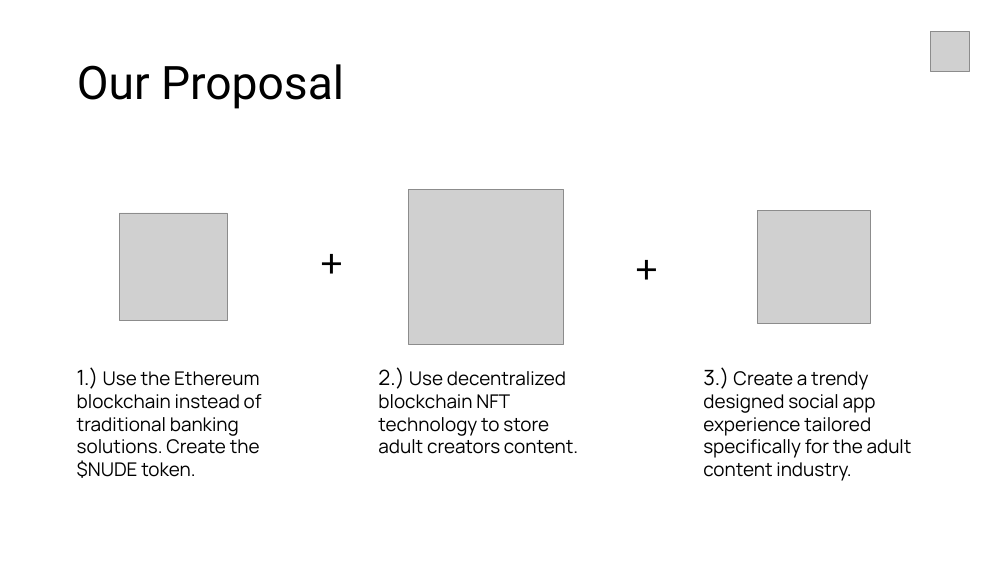
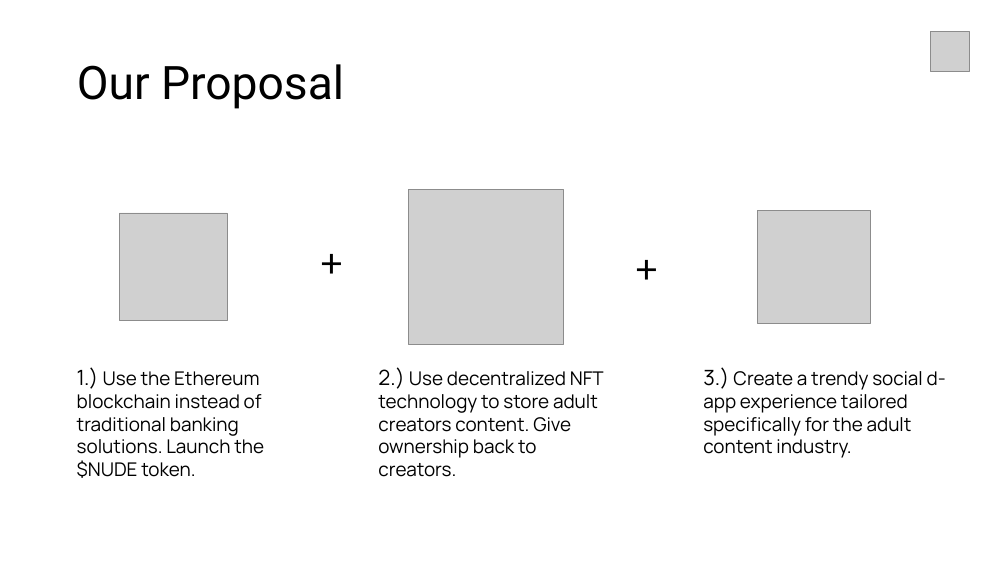
Before and after one commit to own-me/nude-pitch, a slide deck: slide 3 of own-me-pitch.pptx. Drawn at 1008x567 pixels with LibreOffice and Linux fonts; fonts in the diff are those of the drawing; grey boxes stand for pictures. Boxes give left, top, right and bottom in pixels: in the first picture for what was removed or moved away, otherwise in the second. Text is boxed around its words. In the diff, an @@ line names an element or a change of style, - is before the commit and + after.

```diff
--- a/own-me-pitch.pptx
+++ b/own-me-pitch.pptx
@@ text at box(77, 367, 264, 478): text changed @@
-1.) Use the Ethereum blockchain instead of traditional banking solutions. Create the $NUDE token.
+1.) Use the Ethereum blockchain instead of traditional banking solutions. Launch the $NUDE token.
@@ text at box(378, 367, 604, 477): text changed @@
-2.) Use decentralized blockchain NFT technology to store adult creators content.
+2.) Use decentralized NFT technology to store adult creators content. Give ownership back to creators.
@@ text at box(703, 367, 946, 458): text changed @@
-3.) Create a trendy designed social app experience tailored specifically for the adult content industry.
+3.) Create a trendy social d-app experience tailored specifically for the adult content industry.
```
Also in this commit, not shown: 3 other slides changed.
